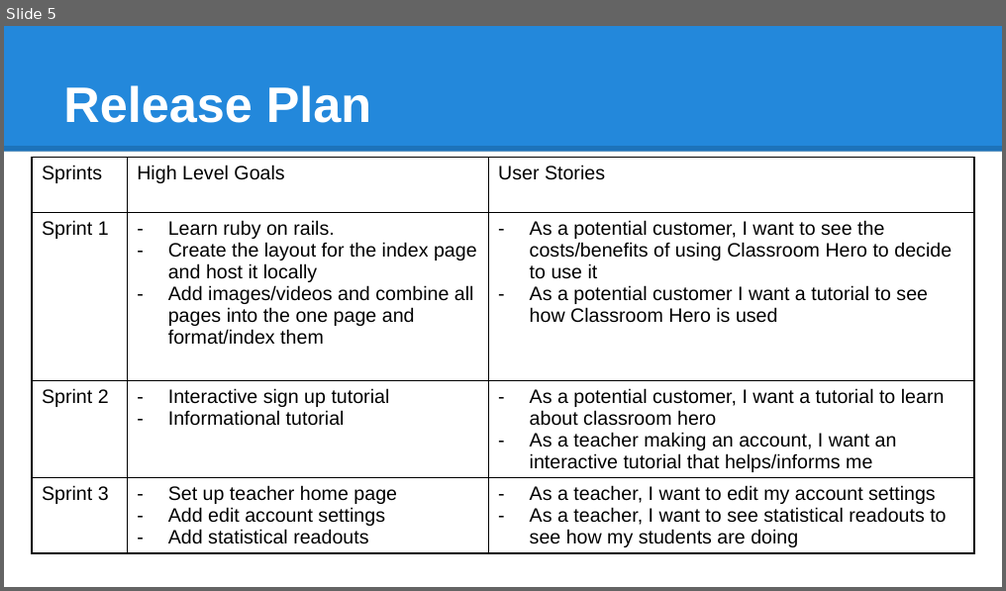
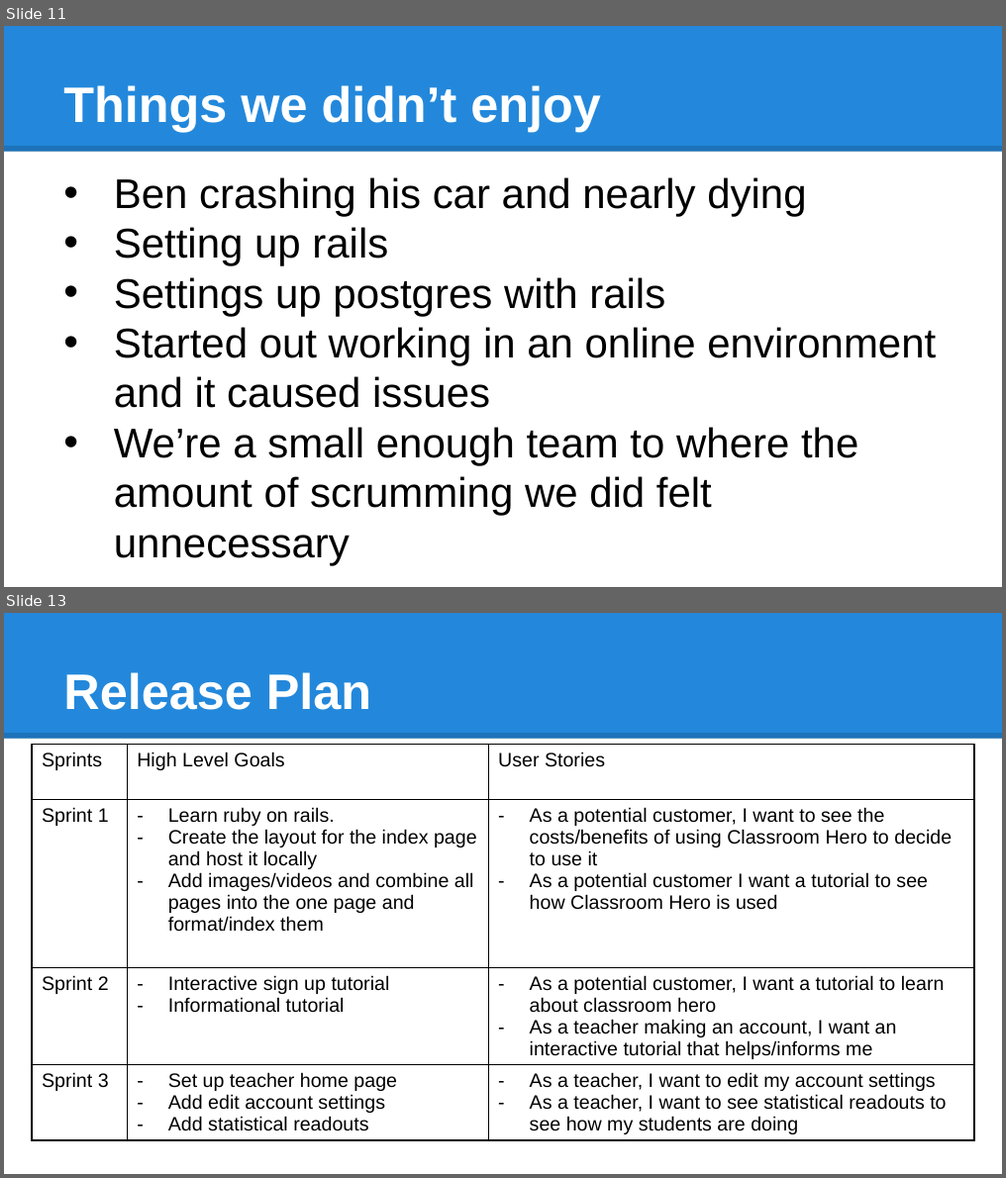
Before and after one commit to JoshNussbaum/classroom-hero-rails, a slide deck: CS115_Presentation.pptx. Shown one above the other, each under a label of ours: slide 5 before the commit, slides 11 and 13 after it; the slides between them are not shown. The pictures are 1006x591 and 1006x1178 pixels, drawn with LibreOffice and Linux fonts; fonts in the diff are those of the drawing. Boxes give left, top, right and bottom in pixels: in the first picture for what was removed or moved away, otherwise in the second. Text is boxed around its words. In the diff, an @@ line names an element or a change of style, - is before the commit and + after.

```diff
--- a/CS115_Presentation.pptx
+++ b/CS115_Presentation.pptx
@@ slide 11 added at <box>4,26,1002,587</box>, background #FFFFFF; not listed: 2 template elements that a slide beside it also shows @@
@@ title added at <box>63,85,600,131</box>, 36 pt, text #FFFFFF, bold @@
+Things we didn’t enjoy
@@ text added at <box>114,177,936,566</box>, 30 pt, text #000000 @@
+• Ben crashing his car and nearly dying
+• Setting up rails
+• Settings up postgres with rails
+• Started out working in an online environment and it caused issues
+• We’re a small enough team to where the amount of scrumming we did felt unnecessary
@@ what was slide 5 is now slide 13 @@
```
Also in this commit, not shown: 2 slides changed, 9 other slides added, 2 slides removed, 6 other files.
